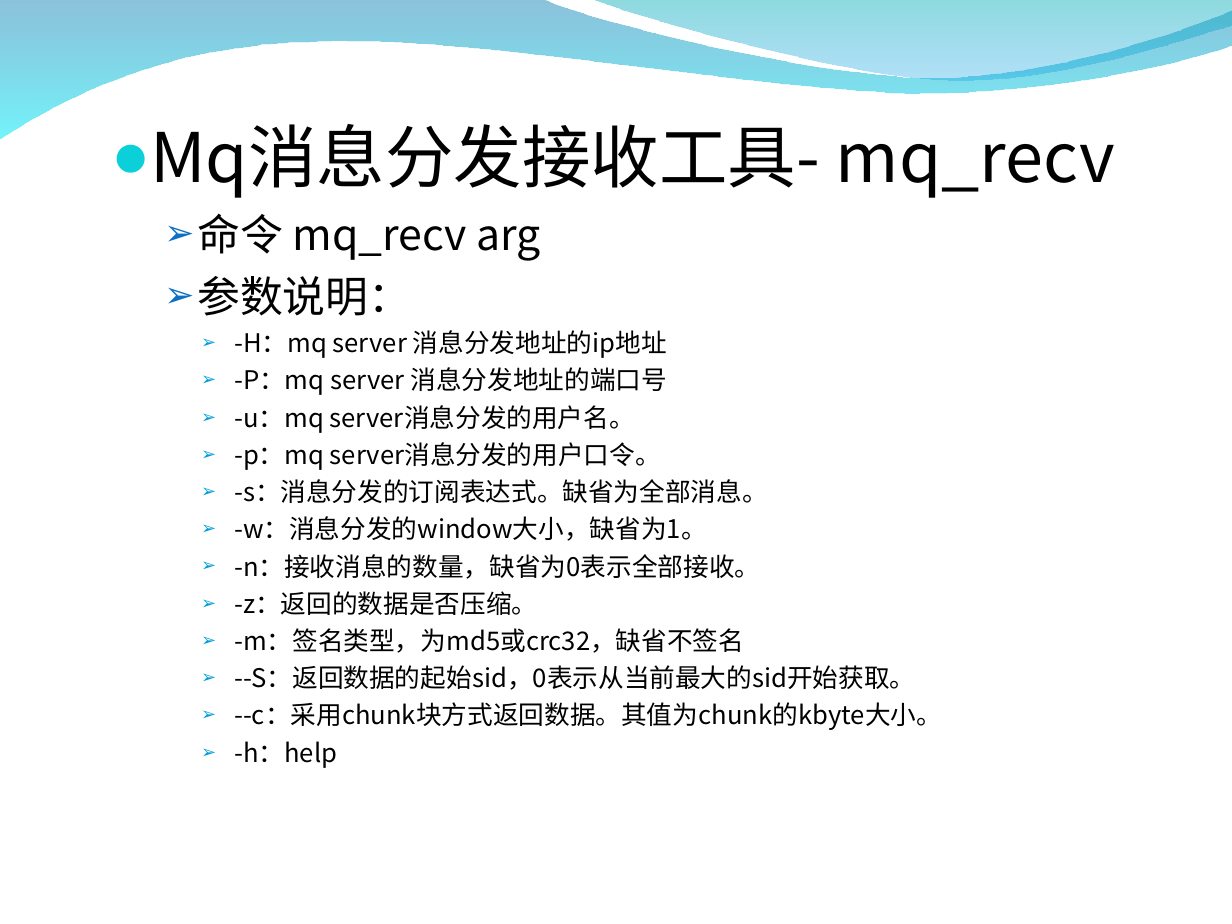
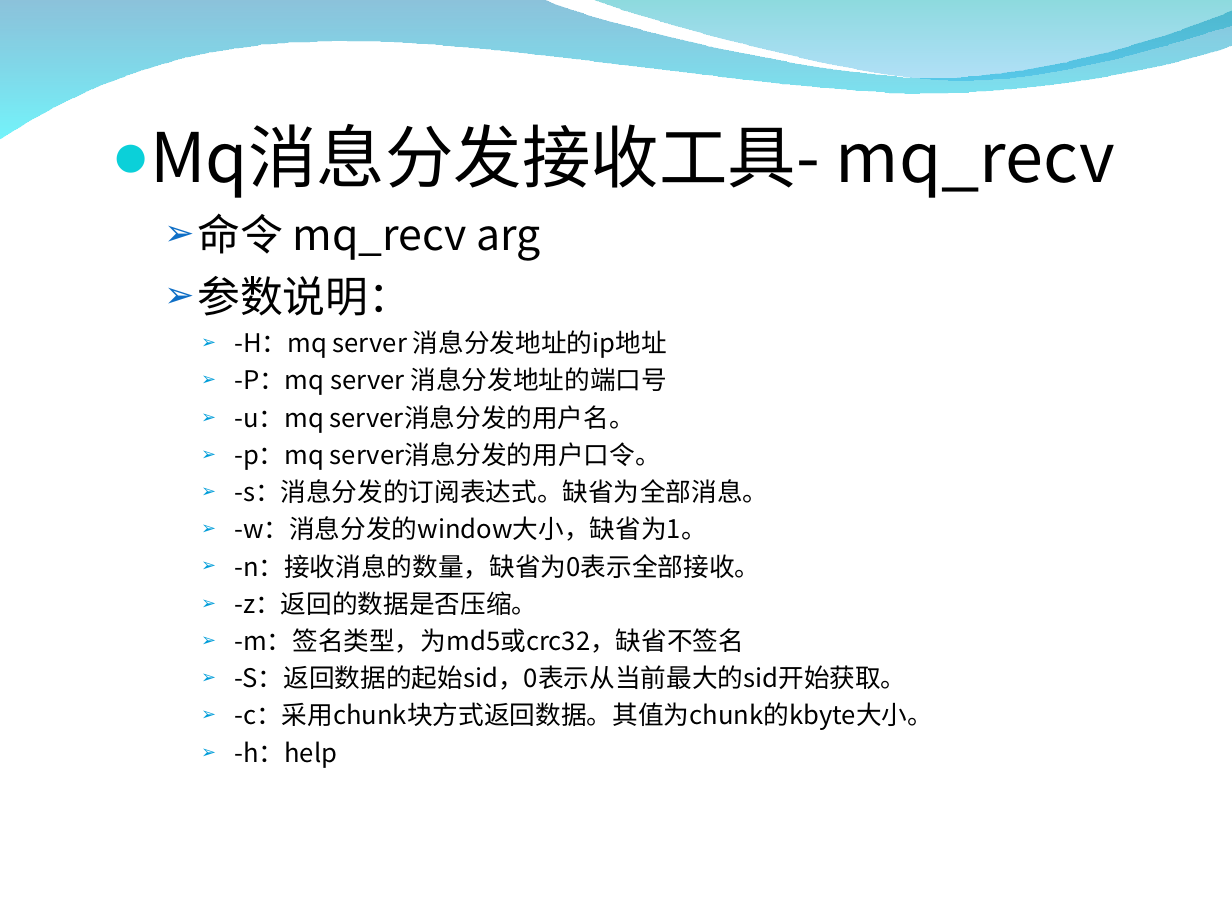
Before and after one commit to zxf1864/cwinux-mq, a slide deck: slide 31 of mq/doc/mq_introduce.ppt (slide 30 before the commit). Drawn at 1232x924 pixels with LibreOffice and Linux fonts; fonts in the diff are those of the drawing; background and template pictures are left out. Boxes give left, top, right and bottom in pixels: in the first picture for what was removed or moved away, otherwise in the second. Text is boxed around its words. In the diff, an @@ line names an element or a change of style, - is before the commit and + after.

```diff
--- a/mq/doc/mq_introduce.ppt
+++ b/mq/doc/mq_introduce.ppt
@@ text at bbox=[234, 665, 933, 730]: text changed @@
-    ➢ --S：返回数据的起始sid，0表示从当前最大的sid开始获取。
-    ➢ --c：采用chunk块方式返回数据。其值为chunk的kbyte大小。
+    ➢ -S：返回数据的起始sid，0表示从当前最大的sid开始获取。
+    ➢ -c：采用chunk块方式返回数据。其值为chunk的kbyte大小。
```
Also in this commit, not shown: 13 other slides changed, 2 slides added, 1 slide removed, 1 other file.
